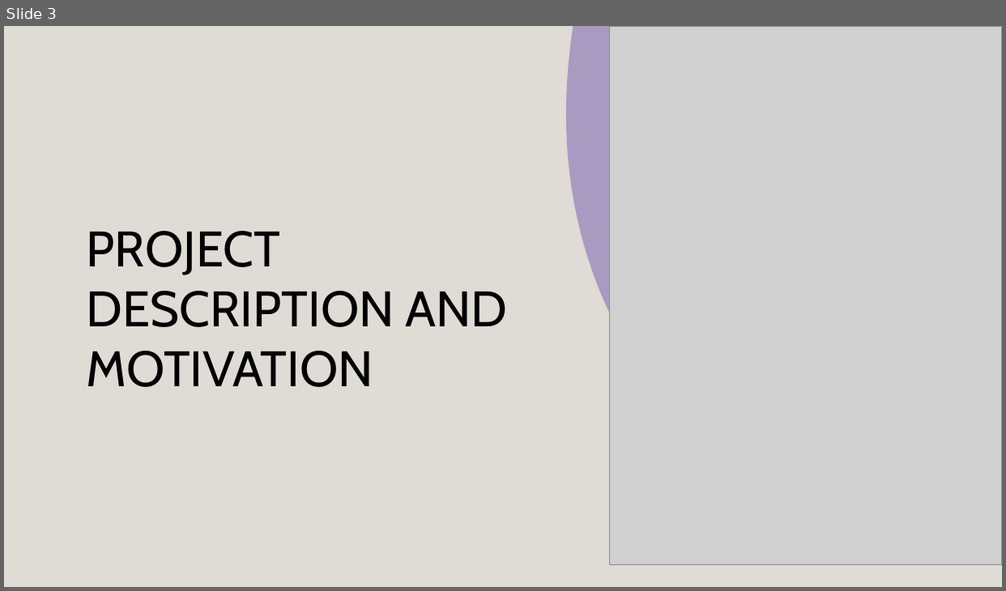
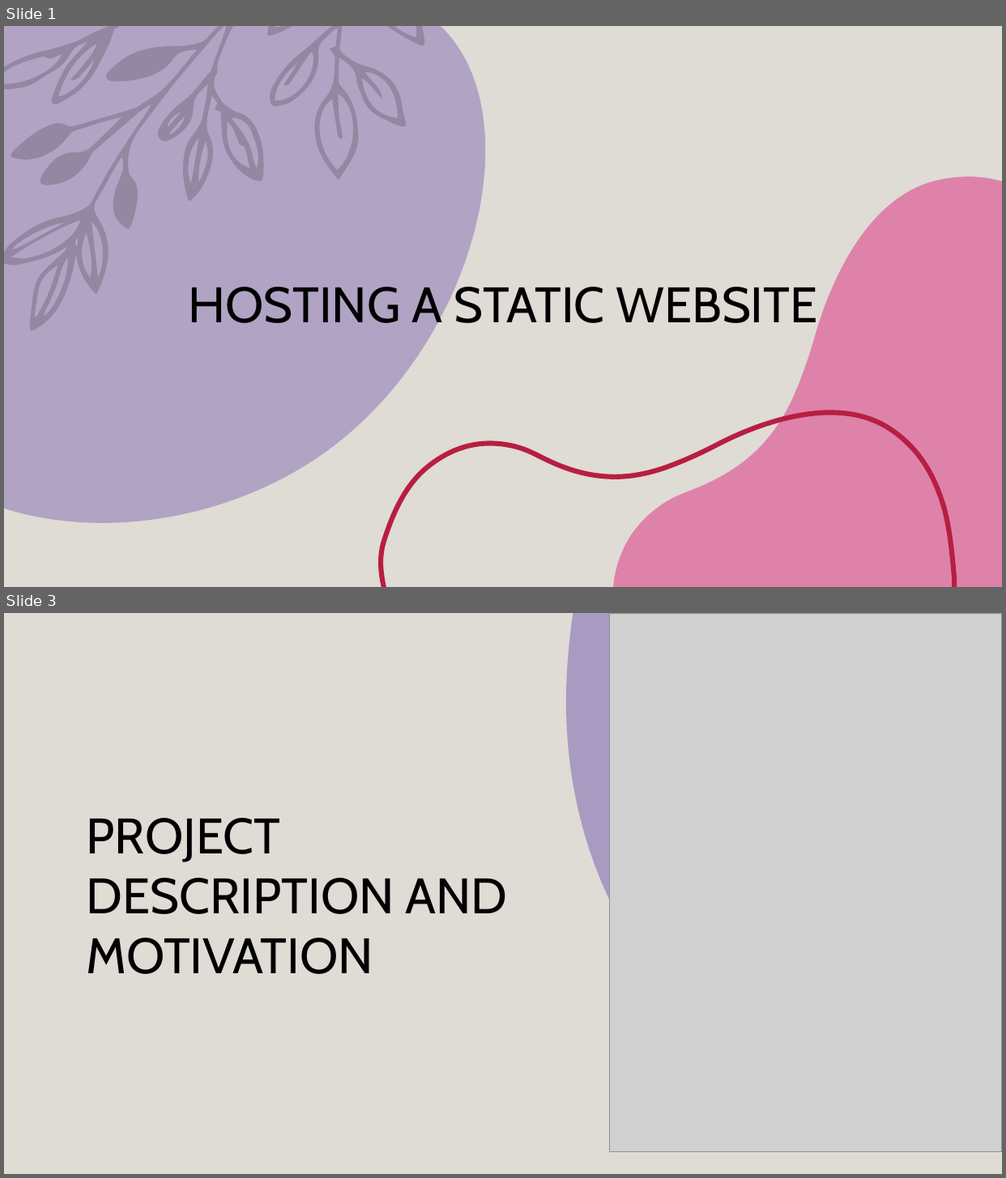
Before and after one commit to seli-hom/Unix-Final, a slide deck: Unix Presentation.pptx. Shown one above the other, each under a label of ours: slide 3 before the commit, slides 1 and 3 after it; the slides between them are not shown. The pictures are 1006x591 and 1006x1178 pixels, drawn with LibreOffice and Linux fonts; fonts in the diff are those of the drawing; grey boxes stand for pictures; background and template pictures are left out. Boxes give left, top, right and bottom in pixels: in the first picture for what was removed or moved away, otherwise in the second. Text is boxed around its words. In the diff, an @@ line names an element or a change of style, - is before the commit and + after.

```diff
--- a/Unix Presentation.pptx
+++ b/Unix Presentation.pptx
@@ slide 1 added at (x1=4, y1=26, x2=1002, y2=587), background #DFDBD5 @@
@@ freeform shape added at (x1=4, y1=26, x2=485, y2=523), fill #795FAF at 45% opacity @@
@@ freeform shape added at (x1=4, y1=26, x2=424, y2=331), fill #000000 at 17% opacity @@
@@ freeform shape added at (x1=613, y1=177, x2=1002, y2=587), fill #DE478E at 60% opacity @@
@@ title added at (x1=188, y1=280, x2=818, y2=334), 48 pt, text #000000 @@
+HOSTING A STATIC WEBSITE
@@ freeform shape added at (x1=381, y1=412, x2=954, y2=587), outline #B71E42 4.75 pt @@
```
Also in this commit, not shown: 5 slides changed, 2 slides removed.
